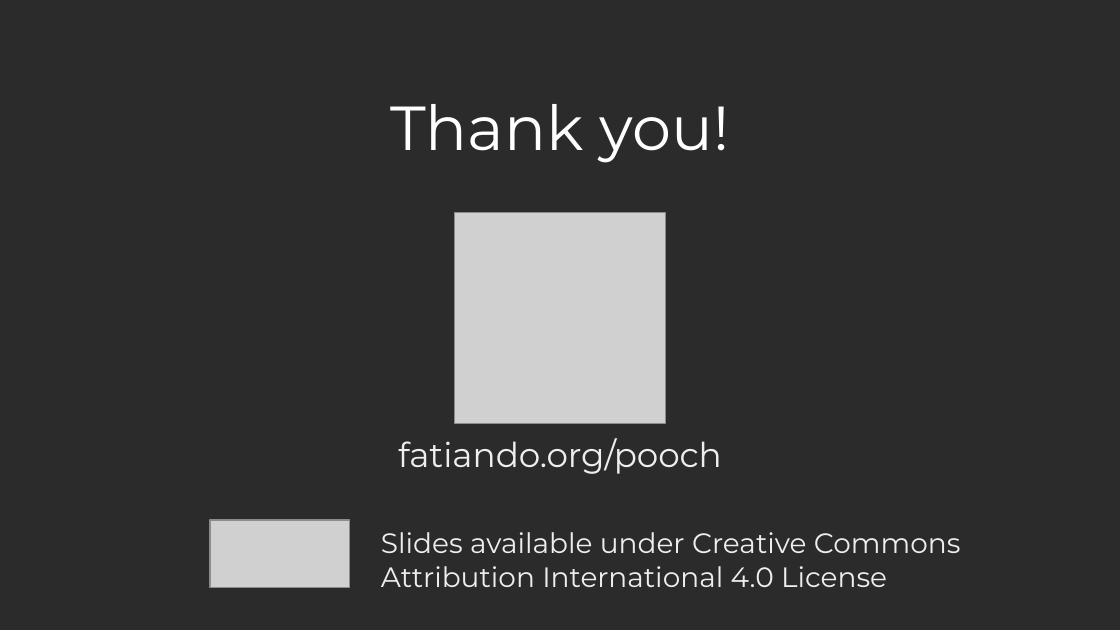
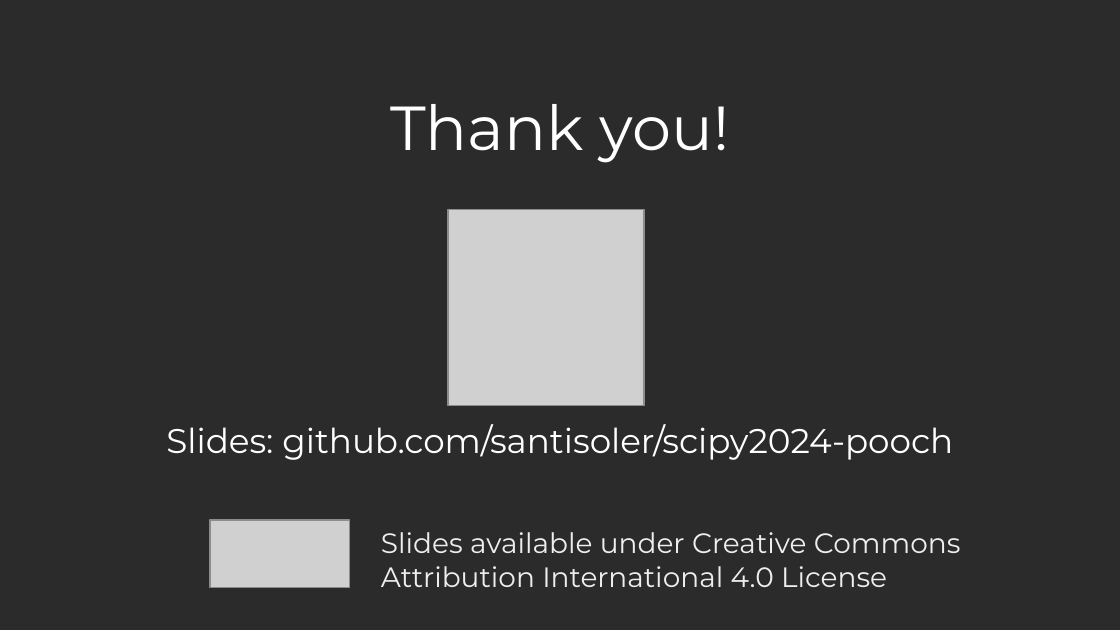
Before and after one commit to santisoler/scipy2024-pooch, a slide deck: slide 27 of slides/slides.odp. Drawn at 1120x630 pixels with LibreOffice and Linux fonts; fonts in the diff are those of the drawing; grey boxes stand for pictures; background and template pictures are left out; a plain dark background stands for a picture behind light text. Boxes give left, top, right and bottom in pixels: in the first picture for what was removed or moved away, otherwise in the second. Text is boxed around its words. In the diff, an @@ line names an element or a change of style, - is before the commit and + after.

Commit message:
Minor tweaks to slides

```diff
--- a/slides/slides.odp
+++ b/slides/slides.odp
@@ picture resized from (x1=455, y1=213, x2=665, y2=423) to (x1=448, y1=209, x2=644, y2=405) @@
@@ text added at (x1=166, y1=424, x2=953, y2=460), 22 pt, text #FFFFFF @@
+Slides: github.com/santisoler/scipy2024-pooch
@@ text removed at (x1=398, y1=438, x2=722, y2=474) @@
-fatiando.org/pooch
```
Also in this commit, not shown: 1 other file.
